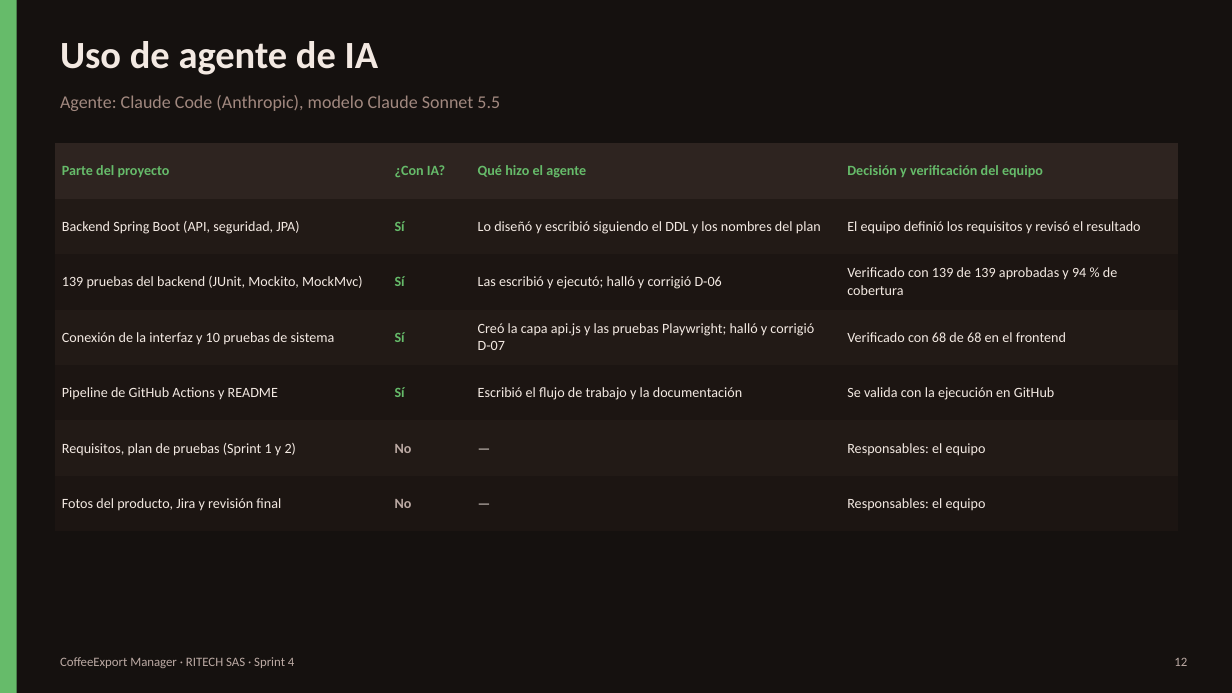
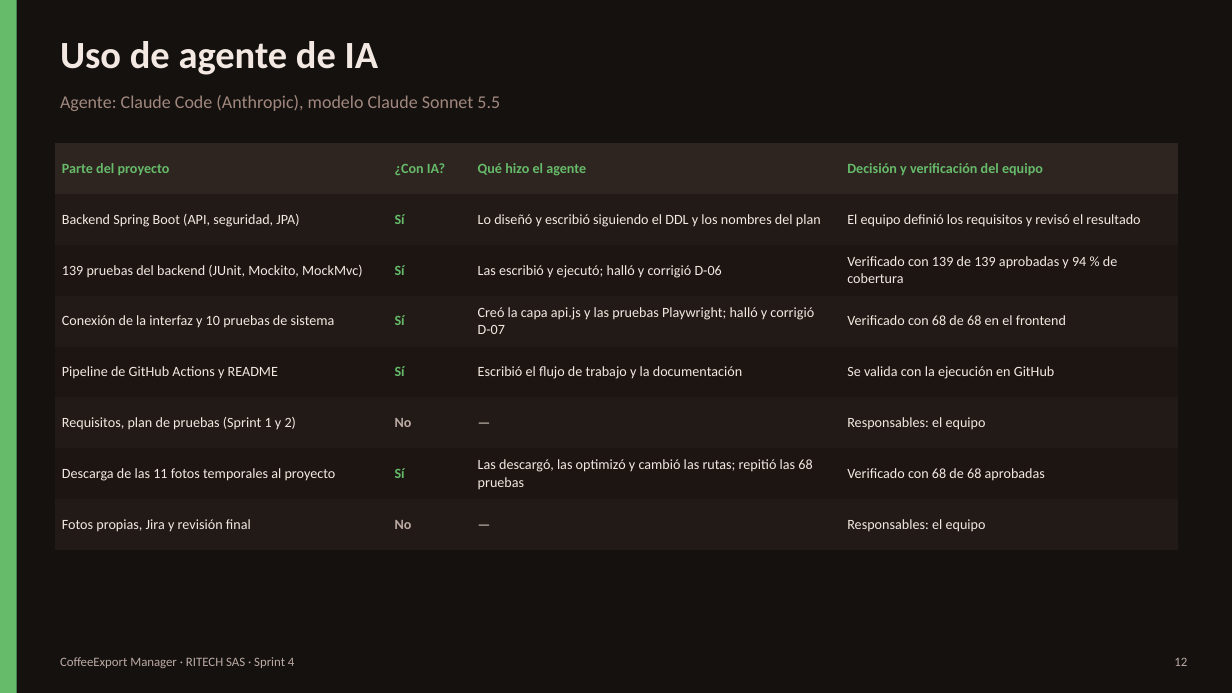
Before and after one commit to MarioZaMu/coffeeexport-manager, a slide deck: slide 12 of docs/sprint4/CoffeeExport_Manager_Sprint4.pptx. Drawn at 1232x693 pixels with LibreOffice and Linux fonts; fonts in the diff are those of the drawing. Boxes give left, top, right and bottom in pixels: in the first picture for what was removed or moved away, otherwise in the second. Text is boxed around its words. In the diff, an @@ line names an element or a change of style, - is before the commit and + after.

Commit message:
Fotos temporales alojadas en el proyecto y documentos actualizados
- 11 fotos de Unsplash descargadas a frontend/img (1,4 MB), sin depender de un servidor externo
- Rutas locales en index.html, app.html y data.js; se quita el preconnect a Unsplash
- PU-30 ajustada a las rutas locales; 68 de 68 pruebas del frontend aprobadas
- Documento y presentacion del Sprint 4 regenerados

```diff
--- a/docs/sprint4/CoffeeExport_Manager_Sprint4.pptx
+++ b/docs/sprint4/CoffeeExport_Manager_Sprint4.pptx
@@ table at (55,143,1178,550) @@
-row 7: Fotos del producto, Jira y revisión final | No | — | Responsables: el equipo
+row 7: Descarga de las 11 fotos temporales al proyecto | Sí | Las descargó, las optimizó y cambió las rutas; repitió las 68 pruebas | Verificado con 68 de 68 aprobadas
+row 8: Fotos propias, Jira y revisión final | No | — | Responsables: el equipo
```
Also in this commit, not shown: 1 other slide changed, 31 other files.
